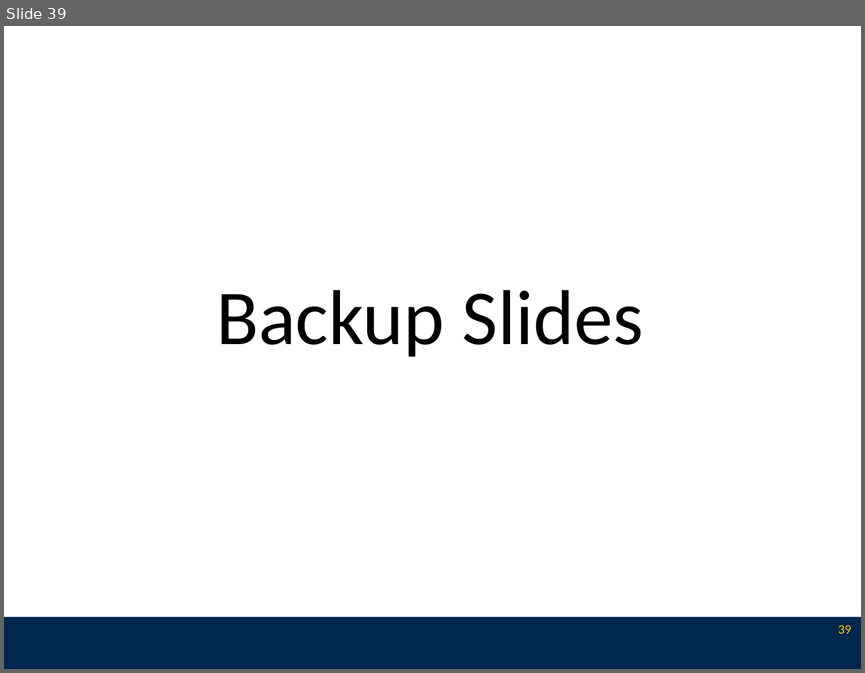
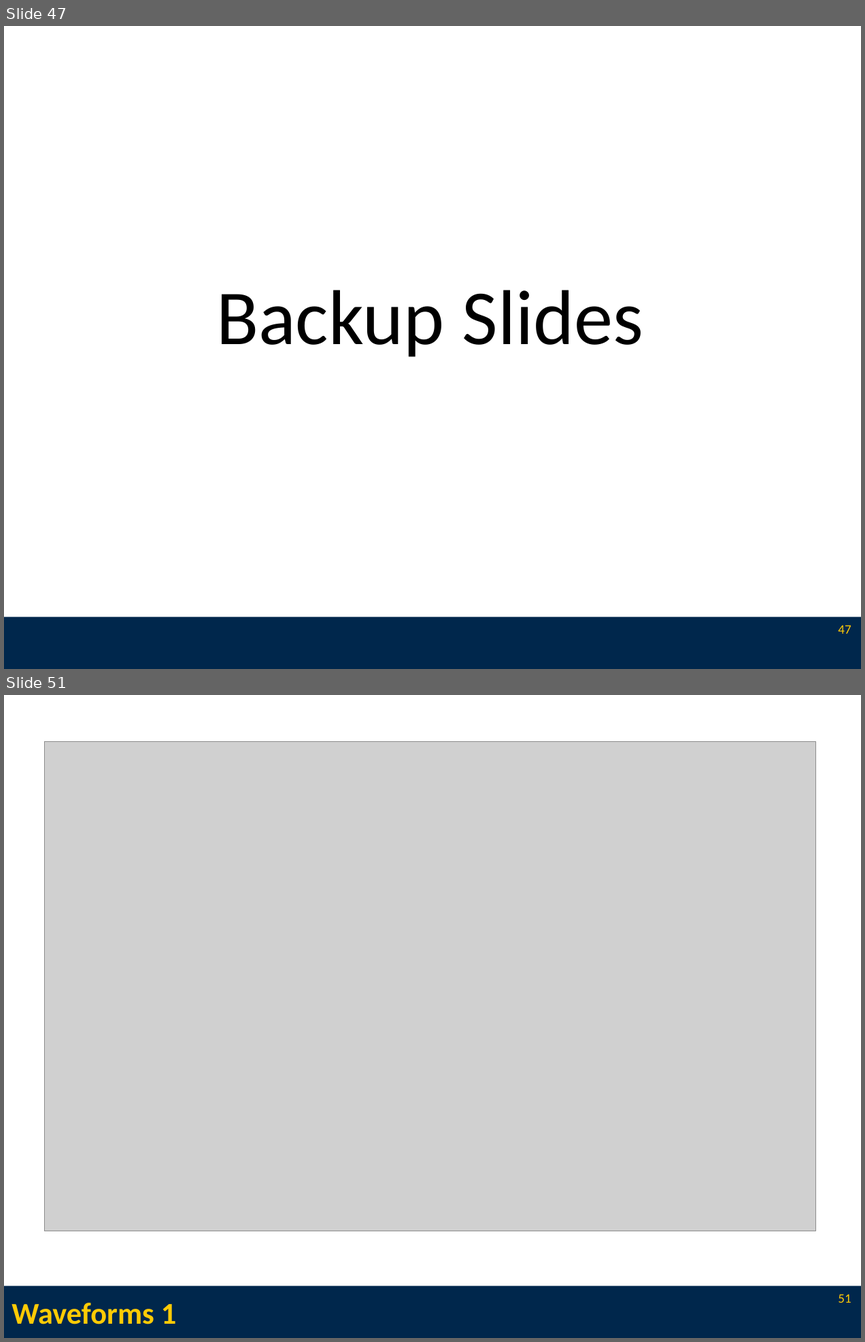
Before and after one commit to l3enny/dissertation, a slide deck: defense/presentation.odp. Shown one above the other, each under a label of ours: slide 39 before the commit, slides 47 and 51 after it; the slides between them are not shown. The pictures are 865x673 and 865x1342 pixels, drawn with LibreOffice and Linux fonts; fonts in the diff are those of the drawing; grey boxes stand for pictures. Boxes give left, top, right and bottom in pixels: in the first picture for what was removed or moved away, otherwise in the second. Text is boxed around its words. In the diff, an @@ line names an element or a change of style, - is before the commit and + after.

```diff
--- a/defense/presentation.odp
+++ b/defense/presentation.odp
@@ slide 51 added at <box>4,695,861,1338</box>, background #FFFFFF; not listed: 1 template element that a slide beside it also shows @@
@@ picture added at <box>44,742,816,1232</box> @@
@@ title added at <box>11,1303,177,1325</box>, 28 pt, text #FFCB05, bold @@
+Waveforms 1
@@ page number added at <box>838,1294,851,1303</box>, 12 pt, text #FFCB05 @@
+51
@@ what was slide 39 is now slide 47 @@
@@ page number at <box>838,625,851,634</box>: text changed @@
-39
+47
```
Also in this commit, not shown: 4 slides changed, 15 other slides added, 27 other files.
